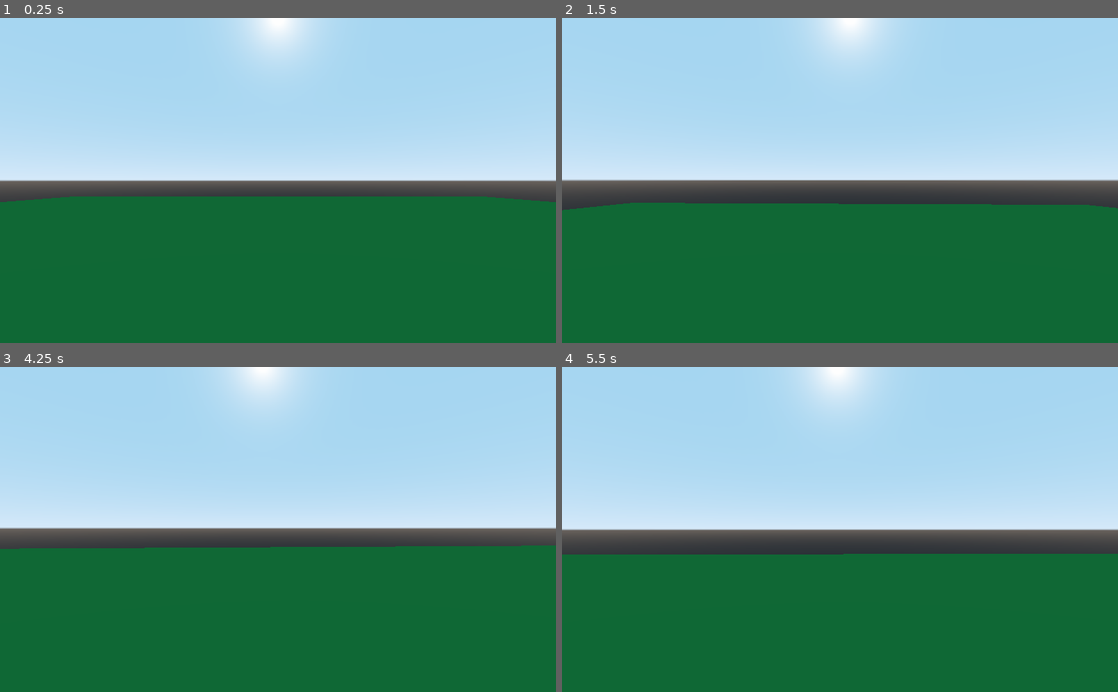
Above: before the commit, frames 1-4 (two rows, left to right).
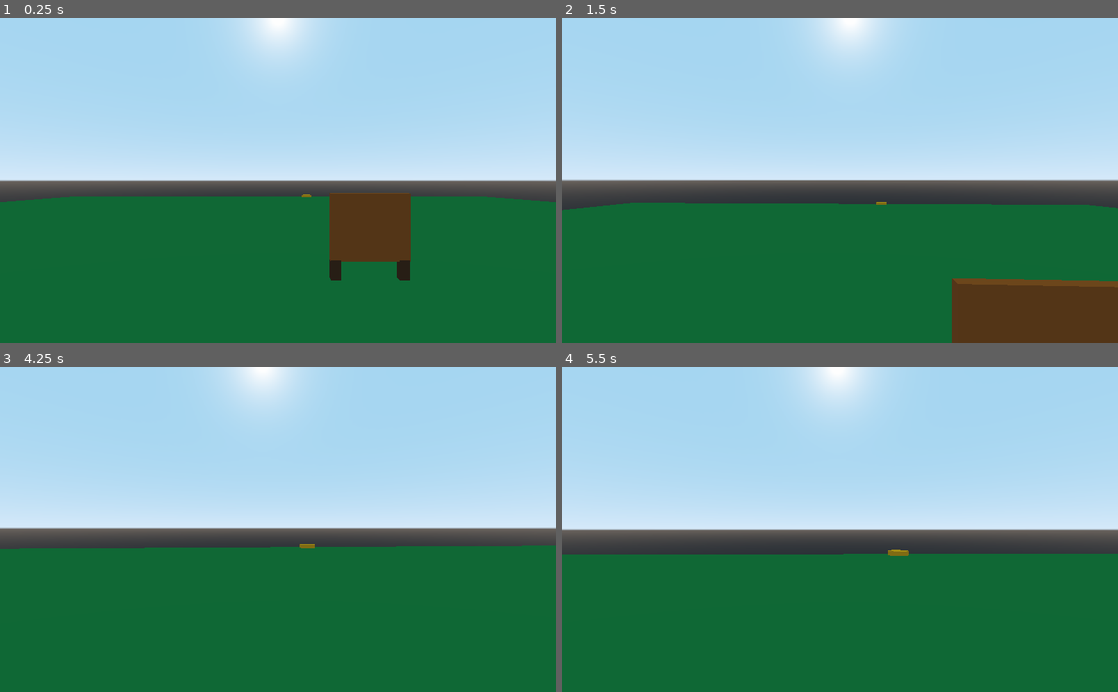
Above: after the commit, the same moments.

Repository: sudoaoki/gdgames-repo
Game: Godot game, scene res://Scenes/TestLevel.tscn
The game is run twice, just before and just after one commit, with the same random seed, the same clock (stepped at 60 frames per second) and the same inputs.
Inputs (mouse positions are in pixels of both pictures, inside the frame that each line leads up to):
- Up to frame 1 (0.25 s): no input
- Up to frame 2 (1.5 s): tap Enter at 0.5 s; move the mouse to (867, 180) at 0.52 s; hold W (pforward) from 0.53 s (still down); tap Q (placebuilding, bound only after the commit) at 0.6 s; tap Space (pjump) at 0.77 s; move the mouse to (812, 180) at 1.27 s; tap E (placebuilding, bound only before the commit) at 1.35 s
- Up to frame 3 (4.25 s): keep holding W (pforward); tap Space (pjump) at 1.52, 2.75, 3.02, 3.77 s; move the mouse to (289, 523) at 2.02 s; tap Q (placebuilding, bound only after the commit) at 2.1, 3.6 s; move the mouse to (272, 536) at 2.77 s; tap E (placebuilding, bound only before the commit) at 2.85 s; tap Enter at 3.5 s; move the mouse to (316, 532) at 3.52 s
- Up to frame 4 (5.5 s): keep holding W (pforward); tap Space (pjump) at 4.25, 4.52 s; move the mouse to (795, 526) at 4.27 s; tap E (placebuilding, bound only before the commit) at 4.35 s; move the mouse to (845, 529) at 5.02 s; tap Q (placebuilding, bound only after the commit) at 5.1 s

The runs differ from the first frame. In frame 1, 3.4% of the frame differs, in the area x 54-74%, y 53-81%; in frame 2, 5.8%, in the area x 56-100%, y 56-100%; in frame 3, less than 0.1%; in frame 4, less than 0.1%.

Commit message:
Major Update v0.0.2 - The Bounty Update
Features:
- Bounty System (currently working on a reward)
- Bounty Board

Diff:
--- a/Survival Game/Player/Player.tscn
+++ b/Survival Game/Player/Player.tscn
@@ -37,3 +37,8 @@
 transform = Transform( 1, 0, 0, 0, 1, 0, 0, 0, 1, 0, 1.7, 0 )
 enabled = true
 cast_to = Vector3( 0, 0, -100 )
+
+[node name="InteractCast" type="RayCast" parent="Head"]
+transform = Transform( 1, 0, 0, 0, -4.37114e-08, -1, 0, 1, -4.37114e-08, -0.00863838, 2.18984, -0.618173 )
+enabled = true
+cast_to = Vector3( 0, -5, 0 )
--- /dev/null
+++ b/Survival Game/Scenes/Bounty.tscn
@@ -0,0 +1,16 @@
+[gd_scene load_steps=4 format=2]
+
+[ext_resource path="res://Scripts/Bounty.gd" type="Script" id=1]
+
+[sub_resource type="CylinderMesh" id=1]
+
+[sub_resource type="SpatialMaterial" id=2]
+albedo_color = Color( 1, 0.678431, 0, 1 )
+
+[node name="Bounty" type="Spatial"]
+script = ExtResource( 1 )
+
+[node name="BountyMesh" type="MeshInstance" parent="."]
+transform = Transform( 1.78698, 0, 0, 0, 0.538038, 0, 0, 0, 1.65513, 0, 0, 0 )
+mesh = SubResource( 1 )
+material/0 = SubResource( 2 )
--- /dev/null
+++ b/Survival Game/Scenes/BountyBoard.tscn
@@ -0,0 +1,36 @@
+[gd_scene load_steps=6 format=2]
+
+[sub_resource type="CubeMesh" id=1]
+
+[sub_resource type="SpatialMaterial" id=2]
+albedo_color = Color( 0.317647, 0.164706, 0.0196078, 1 )
+
+[sub_resource type="ConvexPolygonShape" id=5]
+points = PoolVector3Array( 1, 1, 1, 1, 1, -1, -1, 1, 1, 1, -1, 1, 1, -1, -1, -1, 1, -1, -1, -1, 1, -1, -1, -1 )
+
+[sub_resource type="SpatialMaterial" id=3]
+albedo_color = Color( 0.317647, 0.164706, 0.0196078, 1 )
+
+[sub_resource type="SpatialMaterial" id=4]
+albedo_color = Color( 0.666667, 0.329412, 0.0588235, 1 )
+
+[node name="BountyBoard" type="StaticBody"]
+
+[node name="MeshInstance" type="MeshInstance" parent="."]
+transform = Transform( 0.158332, 0, 0, 0, 0.588733, 0, 0, 0, 0.200753, 0, 0, 0 )
+mesh = SubResource( 1 )
+material/0 = SubResource( 2 )
+
+[node name="CollisionShape" type="CollisionShape" parent="."]
+transform = Transform( 1.21635, 0, 0, 0, 1.51826, 0, 0, 0, 0.200753, 1.08315, 1.1501, 0 )
+shape = SubResource( 5 )
+
+[node name="MeshInstance2" type="MeshInstance" parent="."]
+transform = Transform( 0.158332, 0, 0, 0, 0.588733, 0, 0, 0, 0.200753, 2.16172, 0, 0 )
+mesh = SubResource( 1 )
+material/0 = SubResource( 3 )
+
+[node name="MeshInstance3" type="MeshInstance" parent="."]
+transform = Transform( 1.24644, 0, 0, 0, 1.06762, 0, 0, 0, 0.200373, 1.08795, 1.61715, 0 )
+mesh = SubResource( 1 )
+material/0 = SubResource( 4 )
--- a/Survival Game/Scenes/TestLevel.tscn
+++ b/Survival Game/Scenes/TestLevel.tscn
@@ -1,7 +1,9 @@
-[gd_scene load_steps=6 format=2]
+[gd_scene load_steps=8 format=2]
 
 [ext_resource path="res://Player/Player.tscn" type="PackedScene" id=1]
 [ext_resource path="res://Scripts/TestLevel.gd" type="Script" id=2]
+[ext_resource path="res://Scenes/Bounty.tscn" type="PackedScene" id=3]
+[ext_resource path="res://Scenes/BountyBoard.tscn" type="PackedScene" id=4]
 
 [sub_resource type="CubeMesh" id=2]
 
@@ -11,7 +13,7 @@
 [sub_resource type="ConvexPolygonShape" id=3]
 points = PoolVector3Array( 1, 1, 1, 1, 1, -1, -1, 1, 1, 1, -1, 1, 1, -1, -1, -1, 1, -1, -1, -1, 1, -1, -1, -1 )
 
-[node name="Spatial" type="Spatial"]
+[node name="TestLevel" type="Spatial"]
 script = ExtResource( 2 )
 
 [node name="Player" parent="." instance=ExtResource( 1 )]
@@ -28,3 +30,9 @@
 [node name="FloorCollision" type="CollisionShape" parent="Floor"]
 transform = Transform( 4.52563, 0, 0, 0, 1, 0, 0, 0, 6.16867, 0, 0, 0 )
 shape = SubResource( 3 )
+
+[node name="Bounty" parent="." instance=ExtResource( 3 )]
+transform = Transform( 1, 0, 0, 0, 1, 0, 0, 0, 1, 10.978, 0.5, -89.4 )
+
+[node name="BountyBoard" parent="." instance=ExtResource( 4 )]
+transform = Transform( 2.03188, 0, 0, 0, 2.03188, 0, 0, 0, 1, 3.64547, 0.309052, -15.0054 )
--- /dev/null
+++ b/Survival Game/Scripts/Bounty.gd
@@ -0,0 +1,27 @@
+extends Spatial
+
+
+var Bounty_Pos = Vector3(0, 1000, 0)
+var Random_NumGen = RandomNumberGenerator.new()
+
+
+# Called when the node enters the scene tree for the first time.
+func _ready():
+	pass
+
+
+func generate_bounty():
+	Random_NumGen.randomize()
+	var Bounty_PosX = Random_NumGen.randf_range(-10.0, 10.0) # for the bounties X position
+	Random_NumGen.randomize()
+	var Bounty_PosZ = Random_NumGen.randf_range(-89.4, 89.4) # for the bounties Z position
+
+	Bounty_Pos = Vector3(Bounty_PosX, 0.5, Bounty_PosZ)
+	self.translation = Bounty_Pos # sets the bounties position to the Bounty_Pos variable
+
+
+
+# Called every frame. 'delta' is the elapsed time since the previous frame.
+#func _process(delta):
+#	if (Input.is_action_just_pressed("interact")):
+#		generate_bounty()
--- a/Survival Game/Scripts/TestLevel.gd
+++ b/Survival Game/Scripts/TestLevel.gd
@@ -5,10 +5,23 @@
 	"block": load("res://Scenes/BuildableStructures/BlockBuilding.tscn")
 }
 var template_instance = placable_buildings["block"].instance()
+var Bounty_Pos = Vector3()
+var Random_NumGen = RandomNumberGenerator.new()
 
 func _ready():
 	# Building if there
 	add_child(template_instance)
+
+
+func generate_bounty():
+	Random_NumGen.randomize()
+	var Bounty_PosX = Random_NumGen.randf_range(-10.0, 10.0) # for the bounties X position
+	Random_NumGen.randomize()
+	var Bounty_PosZ = Random_NumGen.randf_range(-89.4, 89.4) # for the bounties Z position
+
+	Bounty_Pos = Vector3(Bounty_PosX, 0.5, Bounty_PosZ)
+	$Bounty.translation = Bounty_Pos # sets the bounties position to the Bounty_Pos variable
+
 
 
 
@@ -21,6 +34,14 @@
 		instance.translation = $Player/Head/BuildingPlacement.get_collision_point() # placing the building where the BuildingPlacement hits the ground
 		instance.translation.y = 0 # Placing the building at ground height
 
+	if $Player/Head/InteractCast.is_colliding():
+		var Colliding_With = $Player/Head/InteractCast.get_collider()
+		var Colliding_Name = Colliding_With.name
+
+		if (Colliding_Name == "BountyBoard") and (Input.is_action_just_pressed("interact")):
+			generate_bounty()
+
+
 
 
 	template_instance.translation = $Player/Head/BuildingPlacement.get_collision_point()
--- a/Survival Game/project.godot
+++ b/Survival Game/project.godot
@@ -47,6 +47,11 @@
 }
 placebuilding={
 "deadzone": 0.5,
+"events": [ Object(InputEventKey,"resource_local_to_scene":false,"resource_name":"","device":0,"alt":false,"shift":false,"control":false,"meta":false,"command":false,"pressed":false,"scancode":81,"physical_scancode":0,"unicode":0,"echo":false,"script":null)
+ ]
+}
+interact={
+"deadzone": 0.5,
 "events": [ Object(InputEventKey,"resource_local_to_scene":false,"resource_name":"","device":0,"alt":false,"shift":false,"control":false,"meta":false,"command":false,"pressed":false,"scancode":69,"physical_scancode":0,"unicode":0,"echo":false,"script":null)
  ]
 }
